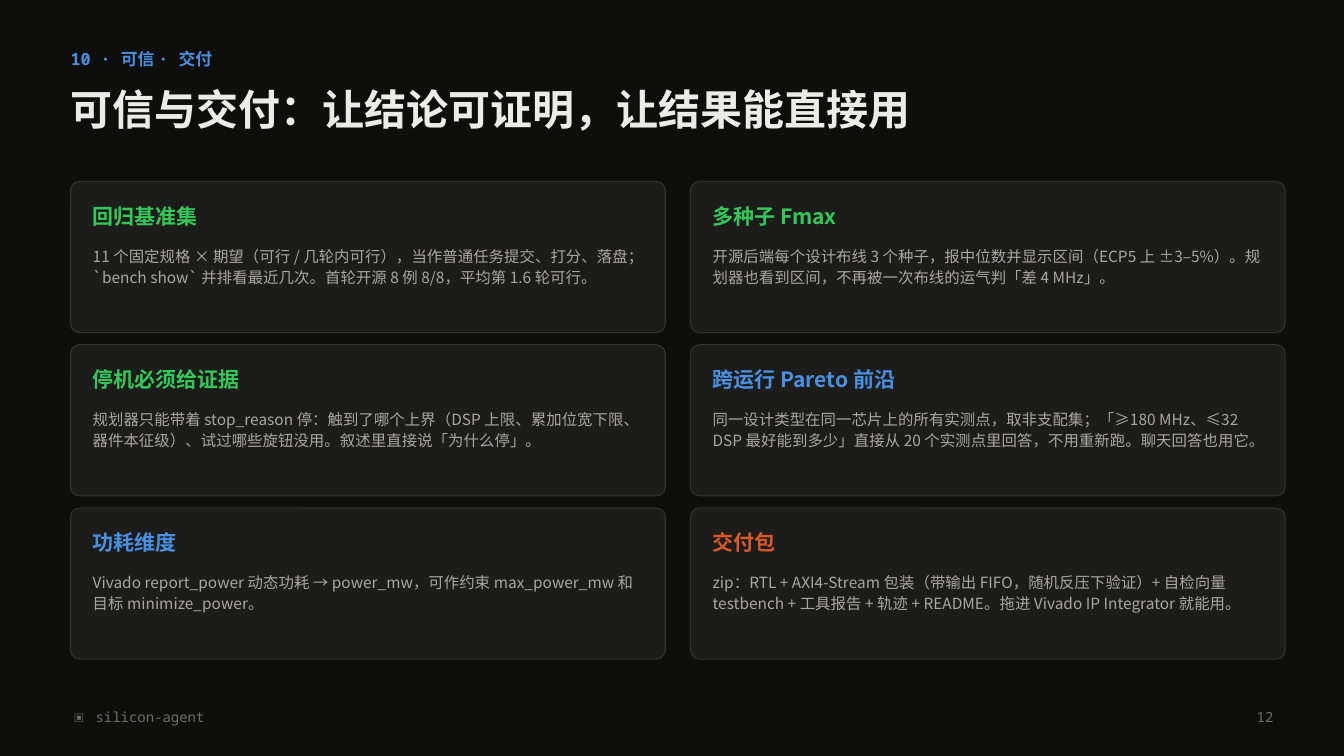
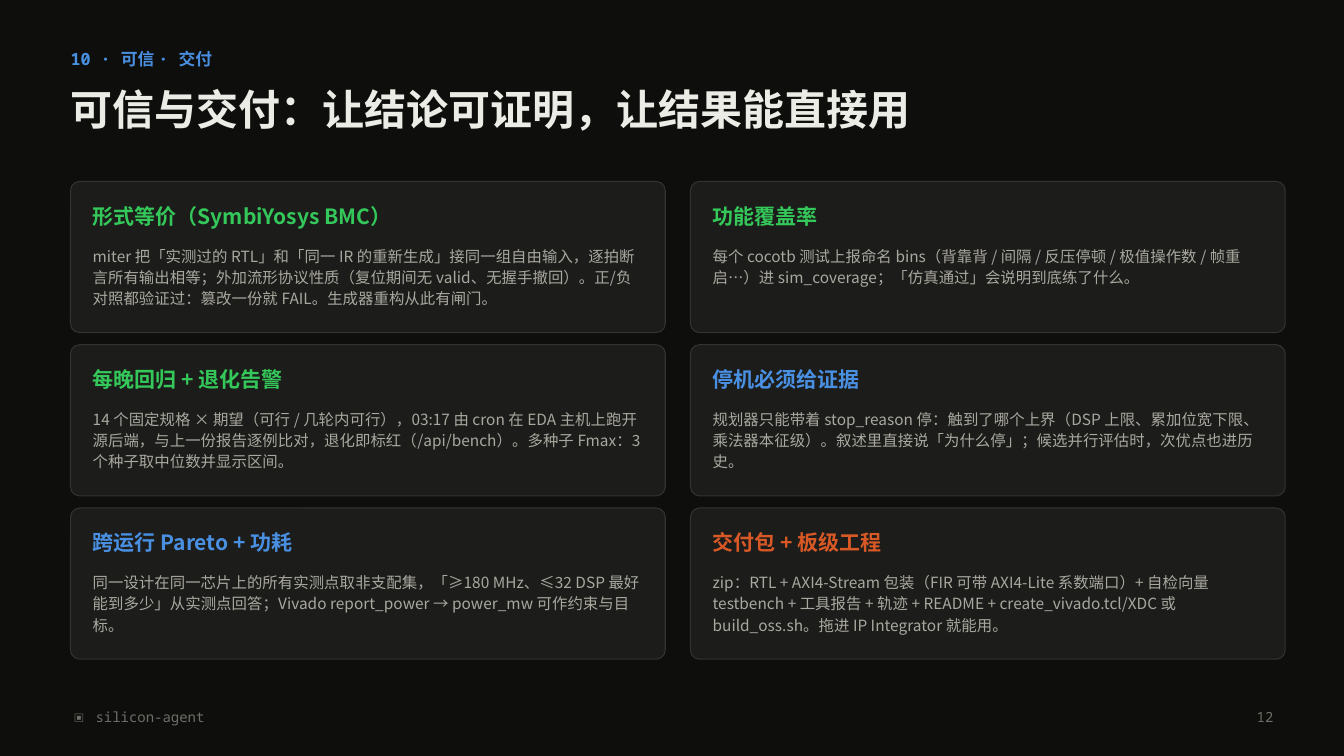
Before and after one commit to Last-emo-boy/SILVOLUTION, a slide deck: slide 12 of docs/silicon-agent-pitch.pptx. Drawn at 1344x756 pixels with LibreOffice and Linux fonts; fonts in the diff are those of the drawing. Boxes give left, top, right and bottom in pixels: in the first picture for what was removed or moved away, otherwise in the second. Text is boxed around its words. In the diff, an @@ line names an element or a change of style, - is before the commit and + after.

```diff
--- a/docs/silicon-agent-pitch.pptx
+++ b/docs/silicon-agent-pitch.pptx
@@ text at [93, 206, 392, 229]: text changed @@
-回归基准集
+形式等价（SymbiYosys BMC）
@@ text at [713, 206, 818, 226]: text changed @@
-多种子 Fmax
+功能覆盖率
@@ text at [93, 249, 635, 305]: text changed @@
-11 个固定规格 × 期望（可行 / 几轮内可行），当作普通任务提交、打分、落盘；`bench show` 并排看最近几次。首轮开源 8 例 8/8，平均第 1.6 轮可行。
+miter 把「实测过的 RTL」和「同一 IR 的重新生成」接同一组自由输入，逐拍断言所有输出相等；外加流形协议性质（复位期间无 valid、无握手撤回）。正/负对照都验证过：篡改一份就 FAIL。生成器重构从此有闸门。
@@ text at [713, 249, 1241, 287]: text changed @@
-开源后端每个设计布线 3 个种子，报中位数并显示区间（ECP5 上 ±3–5%）。规划器也看到区间，不再被一次布线的运气判「差 4 MHz」。
+每个 cocotb 测试上报命名 bins（背靠背 / 间隔 / 反压停顿 / 极值操作数 / 帧重启…）进 sim_coverage；「仿真通过」会说明到底练了什么。
@@ text at [93, 369, 283, 389]: text changed @@
-停机必须给证据
+每晚回归 + 退化告警
@@ text at [713, 369, 860, 389]: text changed @@
-跨运行 Pareto 前沿
+停机必须给证据
@@ text at [93, 412, 641, 468]: text changed @@
-规划器只能带着 stop_reason 停：触到了哪个上界（DSP 上限、累加位宽下限、器件本征级）、试过哪些旋钮没用。叙述里直接说「为什么停」。
+14 个固定规格 × 期望（可行 / 几轮内可行），03:17 由 cron 在 EDA 主机上跑开源后端，与上一份报告逐例比对，退化即标红（/api/bench）。多种子 Fmax：3 个种子取中位数并显示区间。
@@ text at [713, 412, 1258, 468]: text changed @@
-同一设计类型在同一芯片上的所有实测点，取非支配集；「≥180 MHz、≤32 DSP 最好能到多少」直接从 20 个实测点里回答，不用重新跑。聊天回答也用它。
+规划器只能带着 stop_reason 停：触到了哪个上界（DSP 上限、累加位宽下限、乘法器本征级）。叙述里直接说「为什么停」；候选并行评估时，次优点也进历史。
@@ text at [93, 532, 292, 552]: text changed @@
-功耗维度
+跨运行 Pareto + 功耗
@@ text at [713, 532, 882, 552]: text changed @@
-交付包
+交付包 + 板级工程
@@ text at [93, 575, 640, 632]: text changed @@
-Vivado report_power 动态功耗 → power_mw，可作约束 max_power_mw 和目标 minimize_power。
+同一设计在同一芯片上的所有实测点取非支配集，「≥180 MHz、≤32 DSP 最好能到多少」从实测点回答；Vivado report_power → power_mw 可作约束与目标。
@@ text at [713, 575, 1209, 635]: text changed @@
-zip：RTL + AXI4-Stream 包装（带输出 FIFO，随机反压下验证）+ 自检向量 testbench + 工具报告 + 轨迹 + README。拖进 Vivado IP Integrator 就能用。
+zip：RTL + AXI4-Stream 包装（FIR 可带 AXI4-Lite 系数端口）+ 自检向量 testbench + 工具报告 + 轨迹 + README + create_vivado.tcl/XDC 或 build_oss.sh。拖进 IP Integrator 就能用。
```
Also in this commit, not shown: 5 other slides changed, 1 other file.
